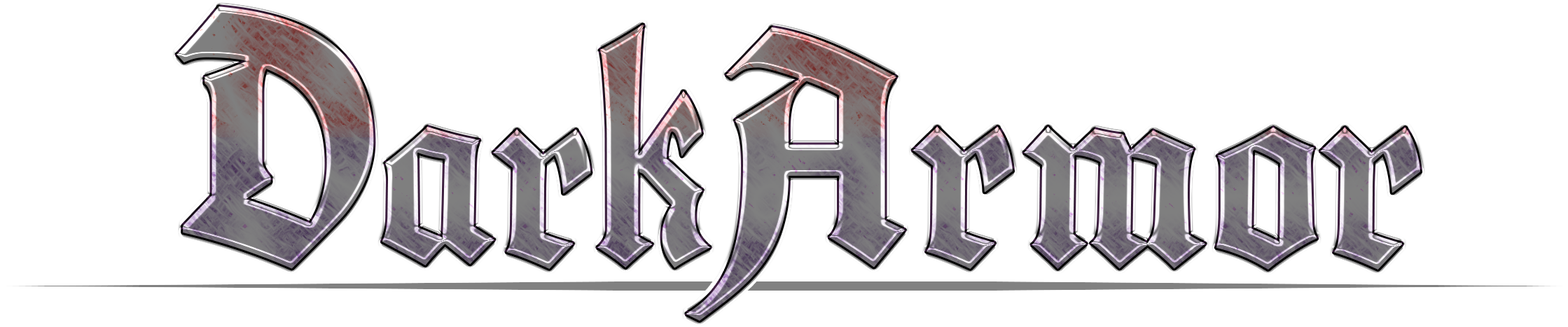
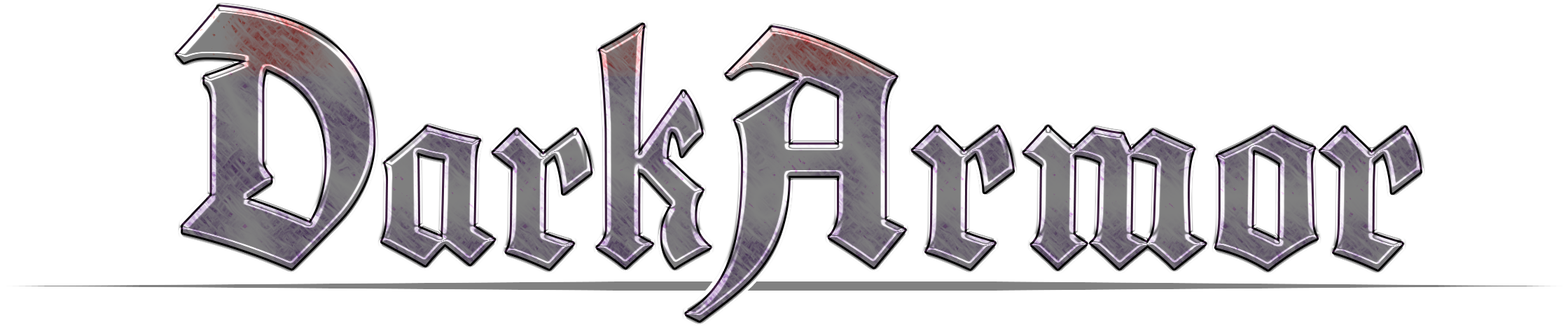
Layers edited between the first and the second 1568px x 327px image:
added group "ろご" with 12 layers above "グループ 1" over <box>204,64,1412,145</box>
moved "グループ 1" (1st of 2, in "ろご") into group "ろご" over <box>204,64,1412,145</box>